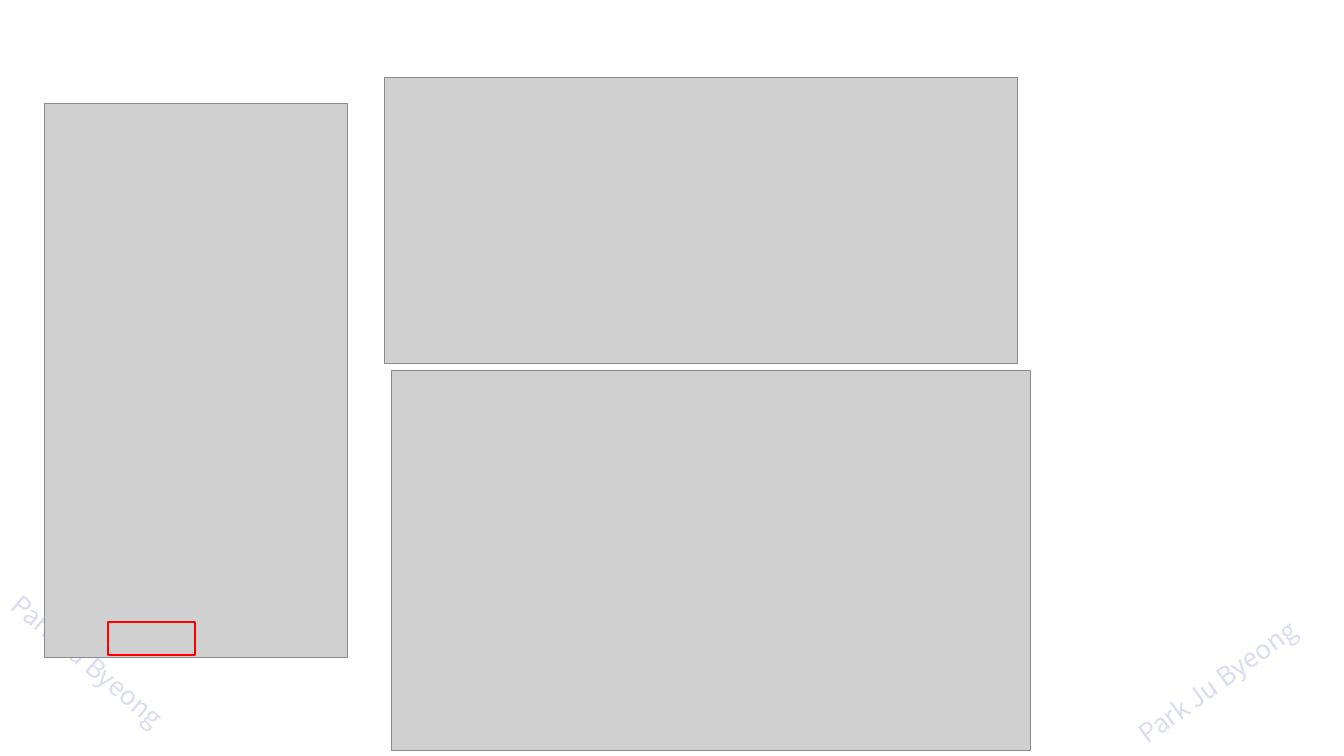
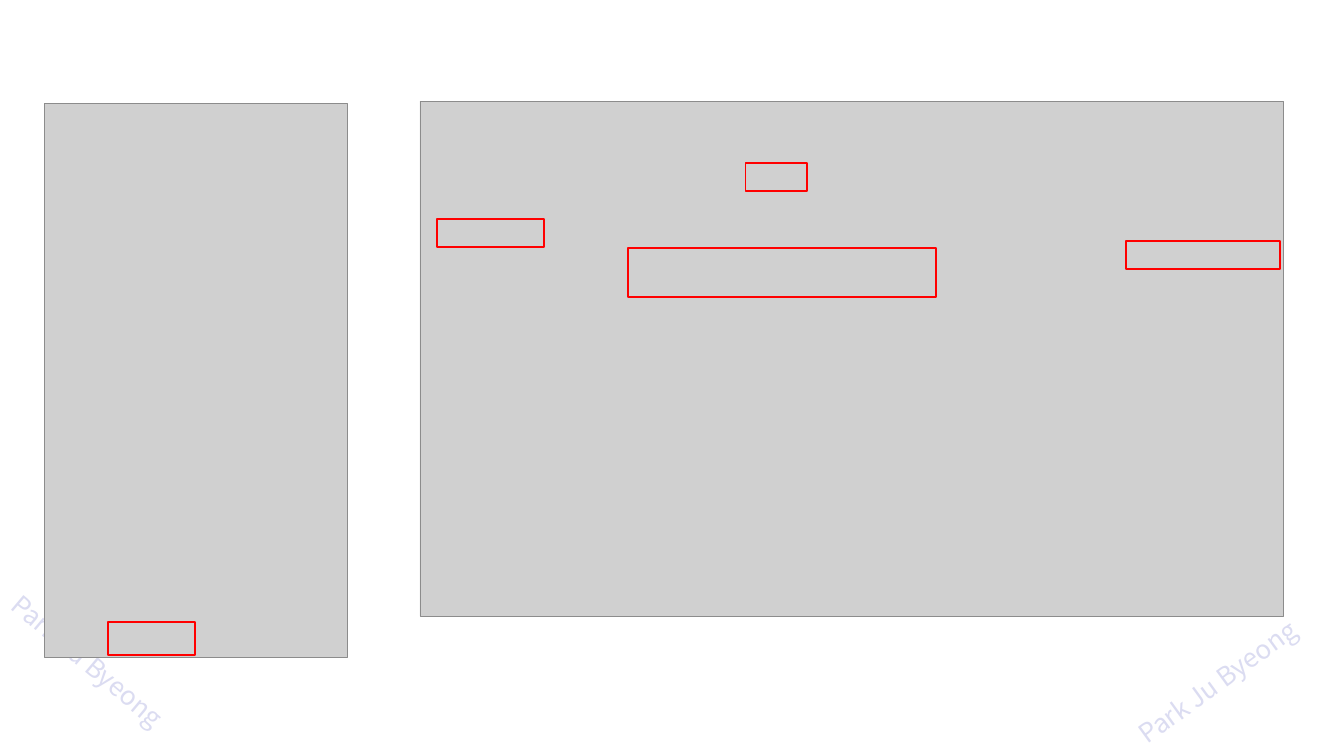
Before and after one commit to zest132/JavaLecture, a slide deck: slide 53 of JavaLecture/LectureFile/java 15강 입출력.pptx. Drawn at 1344x756 pixels with LibreOffice and Linux fonts; fonts in the diff are those of the drawing; grey boxes stand for pictures. Boxes give left, top, right and bottom in pixels: in the first picture for what was removed or moved away, otherwise in the second. Text is boxed around its words. In the diff, an @@ line names an element or a change of style, - is before the commit and + after.

```diff
--- a/JavaLecture/LectureFile/java 15강 입출력.pptx
+++ b/JavaLecture/LectureFile/java 15강 입출력.pptx
@@ picture removed at (385,77,1018,364) @@
@@ picture added at (420,101,1284,616) @@
@@ rectangle added at (745,163,807,191), outline #FF0000 2 pt @@
@@ rectangle added at (437,218,544,247), outline #FF0000 2 pt @@
@@ rectangle added at (628,247,935,297), outline #FF0000 2 pt @@
@@ rectangle added at (1126,241,1280,269), outline #FF0000 2 pt @@
@@ picture removed at (391,370,1030,751) @@
```
Also in this commit, not shown: 7 other slides changed, 11 other files.
